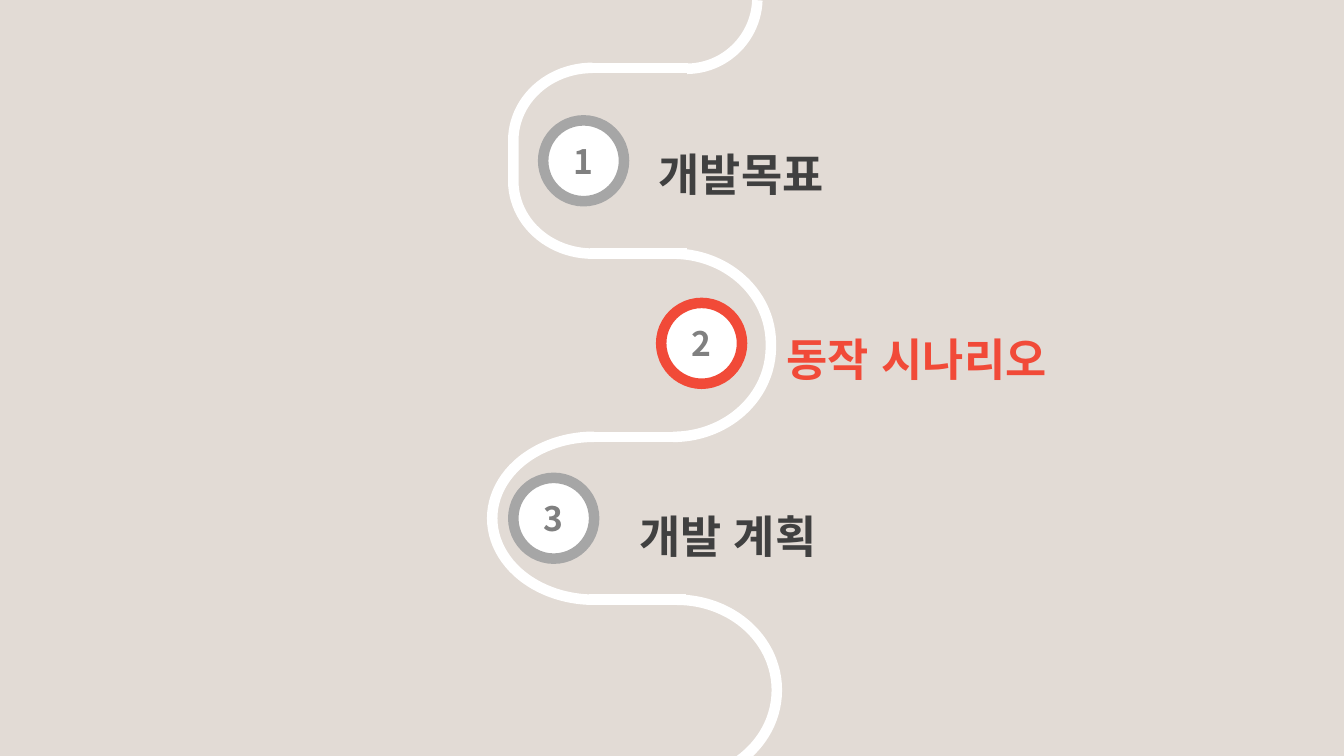
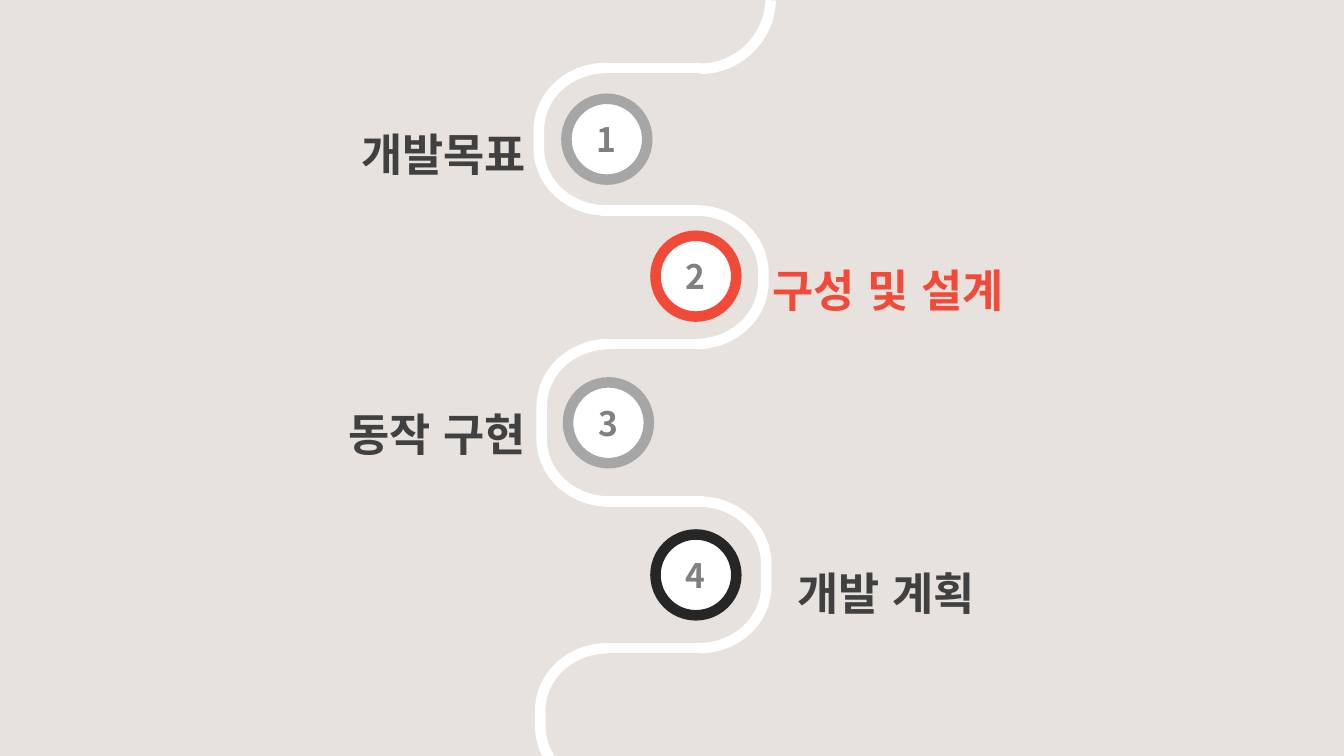
Before and after one commit to phoresis92/restaurant, a slide deck: slide 2 of 프로젝트 계획서.pptx. Drawn at 1344x756 pixels with LibreOffice and Linux fonts; fonts in the diff are those of the drawing. Boxes give left, top, right and bottom in pixels: in the first picture for what was removed or moved away, otherwise in the second. Text is boxed around its words. In the diff, an @@ line names an element or a change of style, - is before the commit and + after.

```diff
--- a/프로젝트 계획서.pptx
+++ b/프로젝트 계획서.pptx
@@ background #E2DBD5 to #E7E2DD @@
@@ arc (boxed as its full ellipse): place and size @@
-arc (boxed as its full ellipse) at bbox=[615, 0, 757, 69]
+arc (boxed as its full ellipse) at bbox=[629, 0, 771, 69]
@@ left bracket: place and size @@
-left bracket at bbox=[513, 68, 593, 253]
+left bracket at bbox=[539, 68, 607, 210]
@@ text "개발목표": place and size @@
-text "개발목표" at bbox=[659, 153, 824, 195]
+text "개발목표" at bbox=[361, 133, 526, 175]
@@ ellipse "1": place and size @@
-ellipse "1" at bbox=[543, 120, 624, 201]
+ellipse "1" at bbox=[567, 99, 647, 179]
@@ line moved from (590, 254) - (688, 254) to (602, 211) - (699, 211) @@
@@ ellipse "2": place and size @@
-ellipse "2" at bbox=[661, 303, 742, 384]
+ellipse "2" at bbox=[655, 236, 736, 317]
@@ left bracket: place and size @@
-left bracket at bbox=[674, 254, 771, 438]
+left bracket at bbox=[696, 211, 763, 345]
@@ text added at bbox=[773, 269, 1003, 311], 32 pt, text #F14A38, bold @@
+구성 및 설계
@@ left bracket: place and size @@
-left bracket at bbox=[492, 437, 594, 600]
+left bracket at bbox=[541, 344, 609, 501]
@@ line added from (599, 344) to (696, 344), #FFFFFF 7.5 pt @@
@@ text removed at bbox=[787, 338, 1047, 380] @@
-동작 시나리오
@@ ellipse "3": place and size @@
-ellipse "3" at bbox=[513, 478, 594, 559]
+ellipse "3" at bbox=[569, 382, 649, 463]
@@ text added at bbox=[349, 413, 525, 455], 32 pt, text #404040, bold @@
+동작 구현
@@ line moved from (581, 437) - (678, 437) to (606, 502) - (703, 502) @@
@@ left bracket: place and size @@
-left bracket at bbox=[678, 600, 777, 756]
+left bracket at bbox=[699, 502, 766, 649]
@@ text "개발 계획": place and size @@
-text "개발 계획" at bbox=[639, 515, 816, 557]
+text "개발 계획" at bbox=[798, 572, 975, 614]
@@ ellipse added at bbox=[655, 534, 736, 615], fill #FFFFFF, outline #262626 7.5 pt, 24 pt, text #808080, bold @@
+4
@@ left bracket added at bbox=[540, 648, 608, 756], outline #FFFFFF 7.5 pt @@
@@ line moved from (589, 600) - (687, 600) to (603, 648) - (700, 648) @@
```
Also in this commit, not shown: 5 other slides changed, 3 slides added, 3 slides removed, 22 other files.
